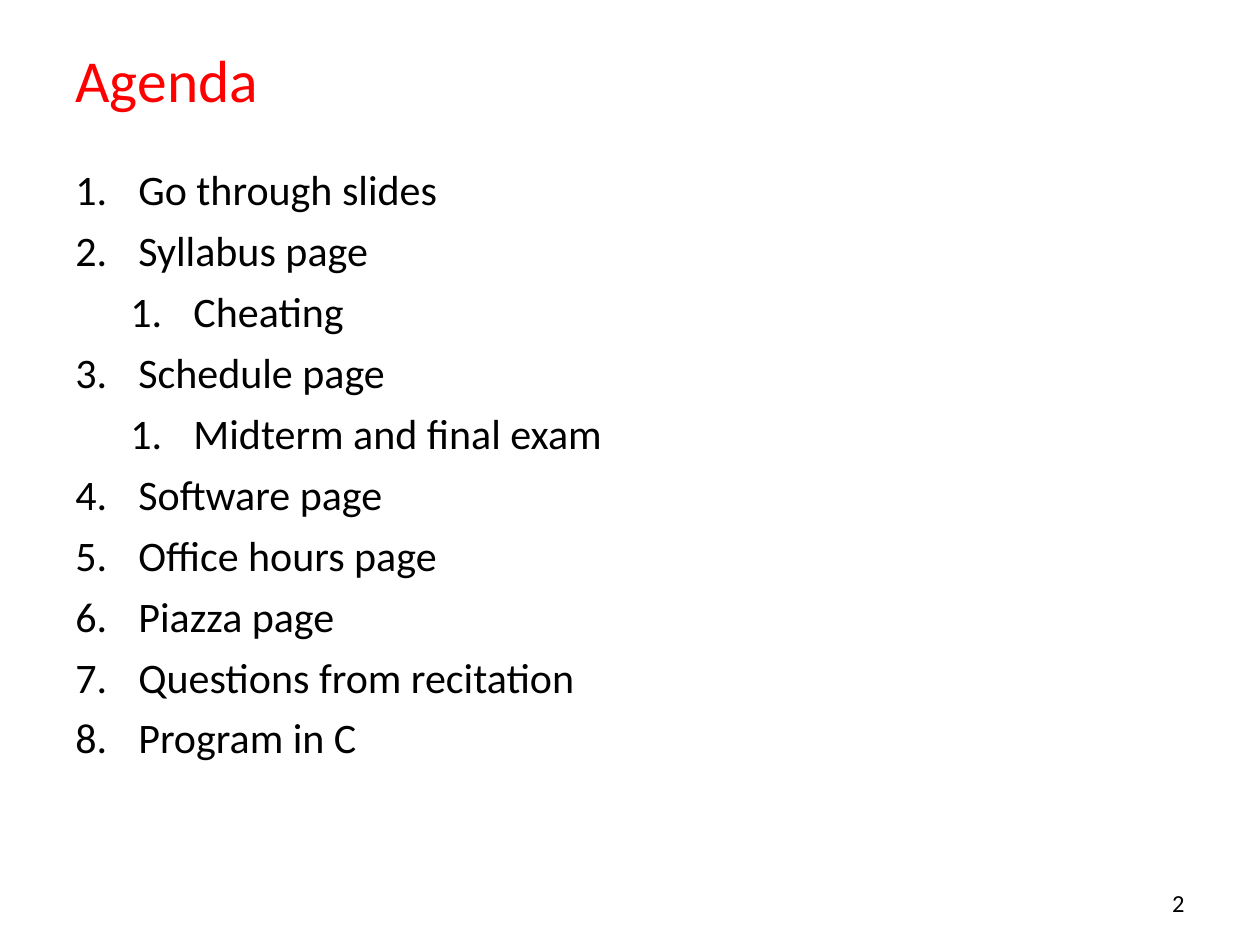
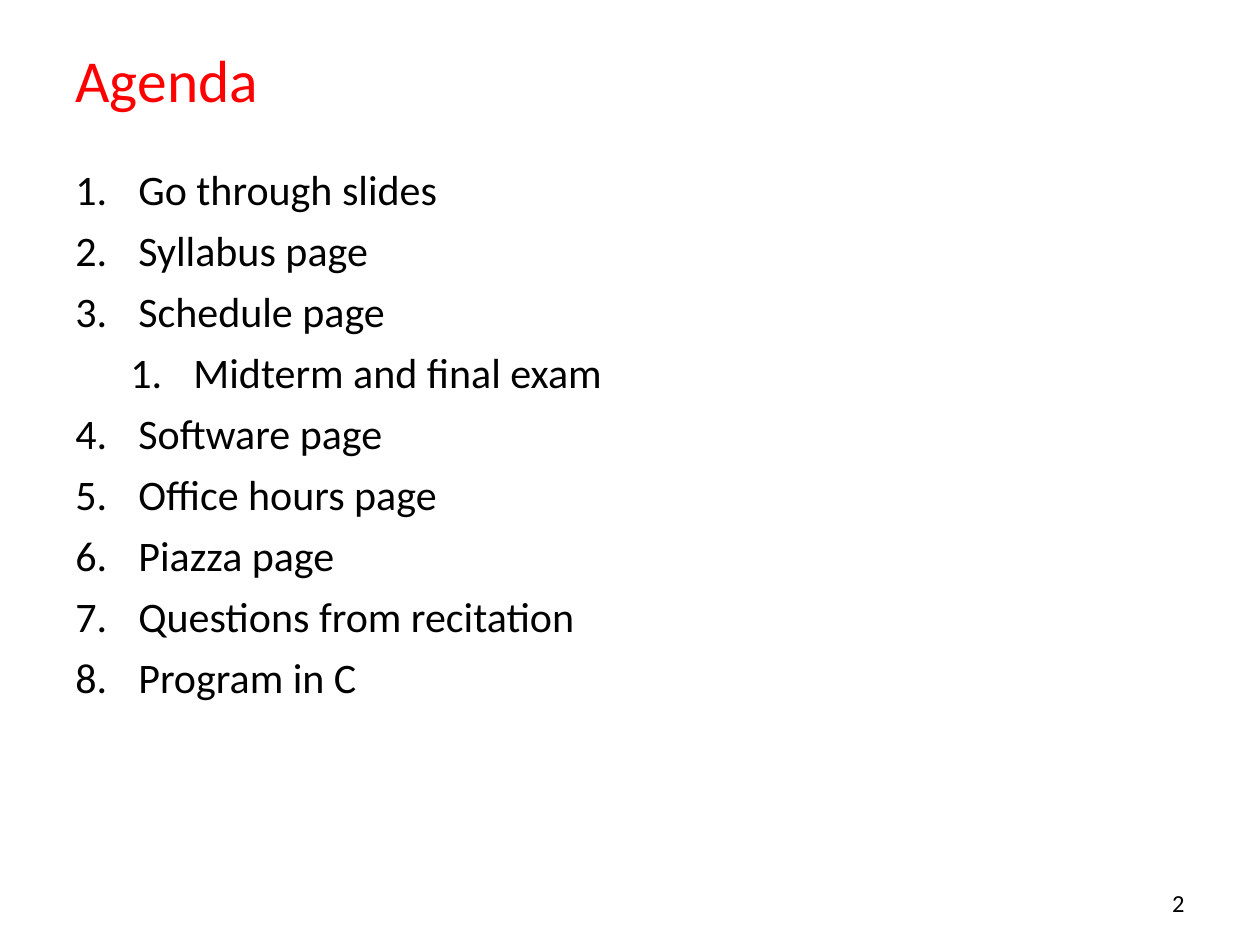
Before and after one commit to vallathn/EE312_Sp23_lectures, a slide deck: slide 2 of day1_intro/ee312-day1-intro.ppt. Drawn at 1260x945 pixels with LibreOffice and Linux fonts; fonts in the diff are those of the drawing. Boxes give left, top, right and bottom in pixels: in the first picture for what was removed or moved away, otherwise in the second. Text is boxed around its words. In the diff, an @@ line names an element or a change of style, - is before the commit and + after.

```diff
--- a/day1_intro/ee312-day1-intro.ppt
+++ b/day1_intro/ee312-day1-intro.ppt
@@ text at box(193, 297, 343, 335): paragraph removed @@
-  1. Cheating
```
Also in this commit, not shown: 2 other slides changed, 4 other files.
